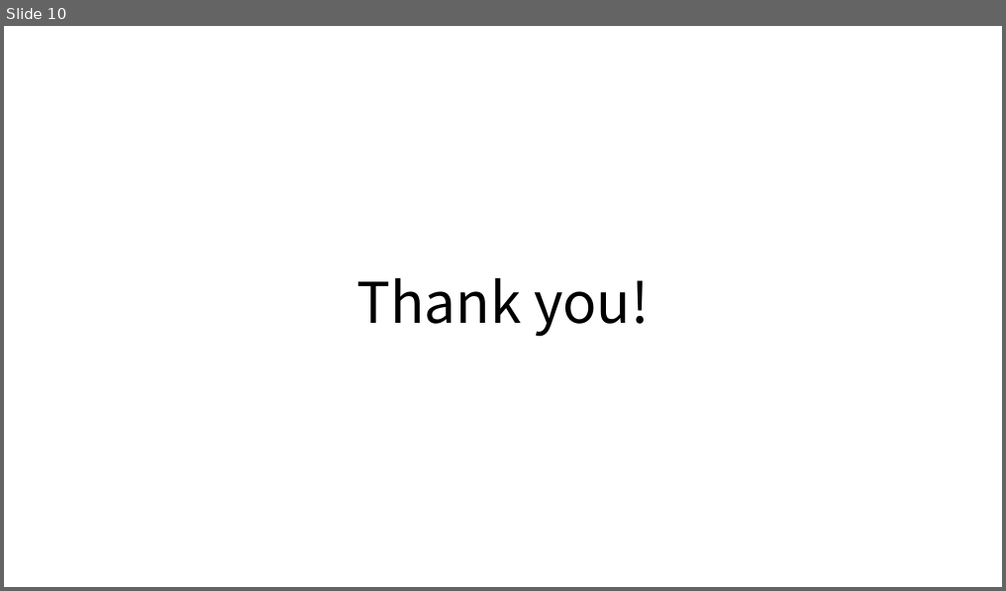
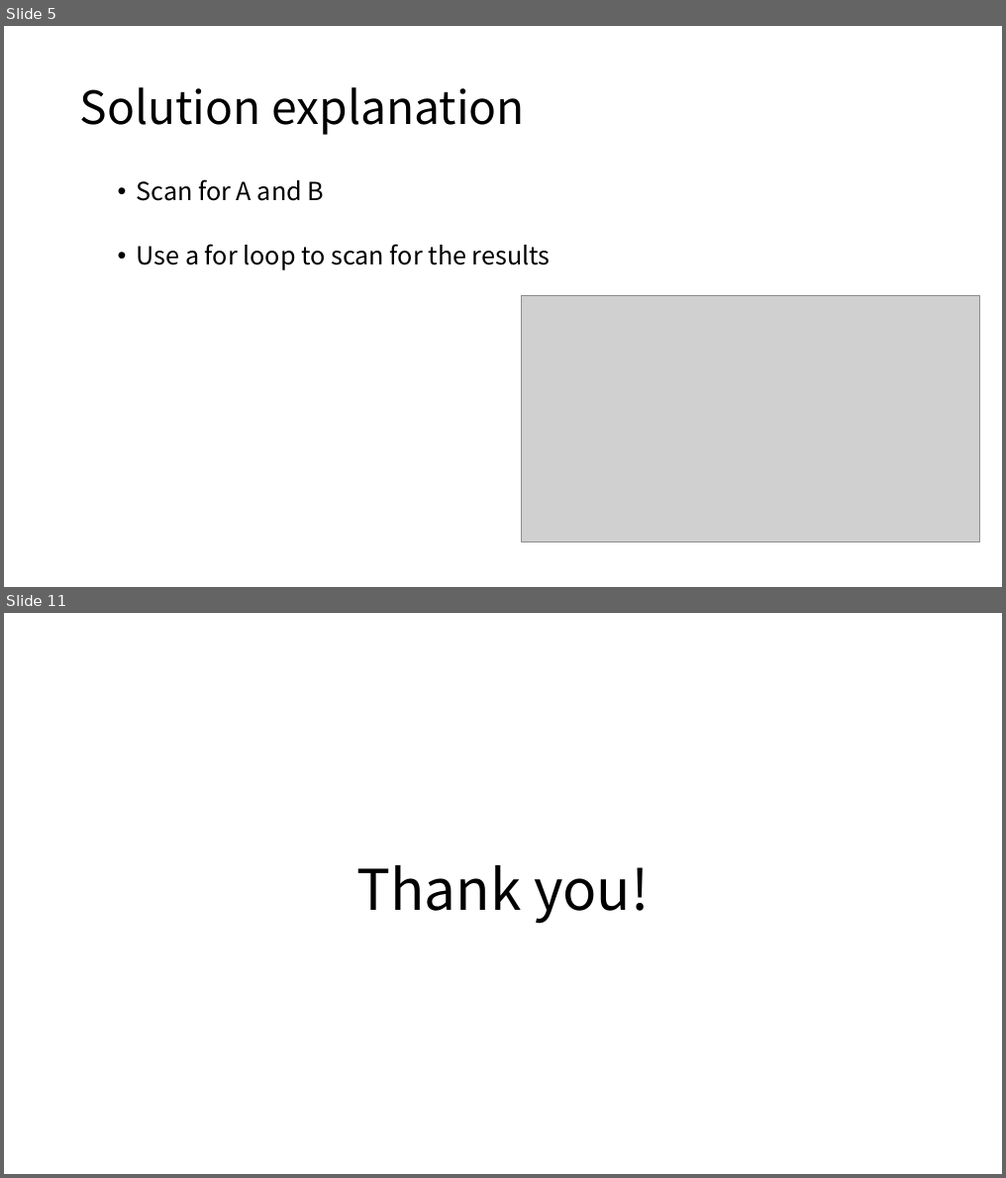
Before and after one commit to gdlee412/Problem-Solving-Techniques, a slide deck: 자료/Report template/Report for exercise or homework.pptx. Shown one above the other, each under a label of ours: slide 10 before the commit, slides 5 and 11 after it; the slides between them are not shown. The pictures are 1006x591 and 1006x1178 pixels, drawn with LibreOffice and Linux fonts; fonts in the diff are those of the drawing; grey boxes stand for pictures. Boxes give left, top, right and bottom in pixels: in the first picture for what was removed or moved away, otherwise in the second. Text is boxed around its words. In the diff, an @@ line names an element or a change of style, - is before the commit and + after.

```diff
--- a/자료/Report template/Report for exercise or homework.pptx
+++ b/자료/Report template/Report for exercise or homework.pptx
@@ slide 5 added at [4,26,1002,587], background #FFFFFF @@
@@ title added at [80,87,525,135], 44 pt, text #000000 @@
+Solution explanation
@@ text added at [137,179,550,271], 24 pt, text #000000 @@
+  • Scan for A and B
+  • Use a for loop to scan for the results
@@ picture added at [522,295,979,543] @@
@@ what was slide 10 is now slide 11 @@
```
Also in this commit, not shown: 4 slides changed, 5 other slides added, 5 slides removed, 1 other file.
